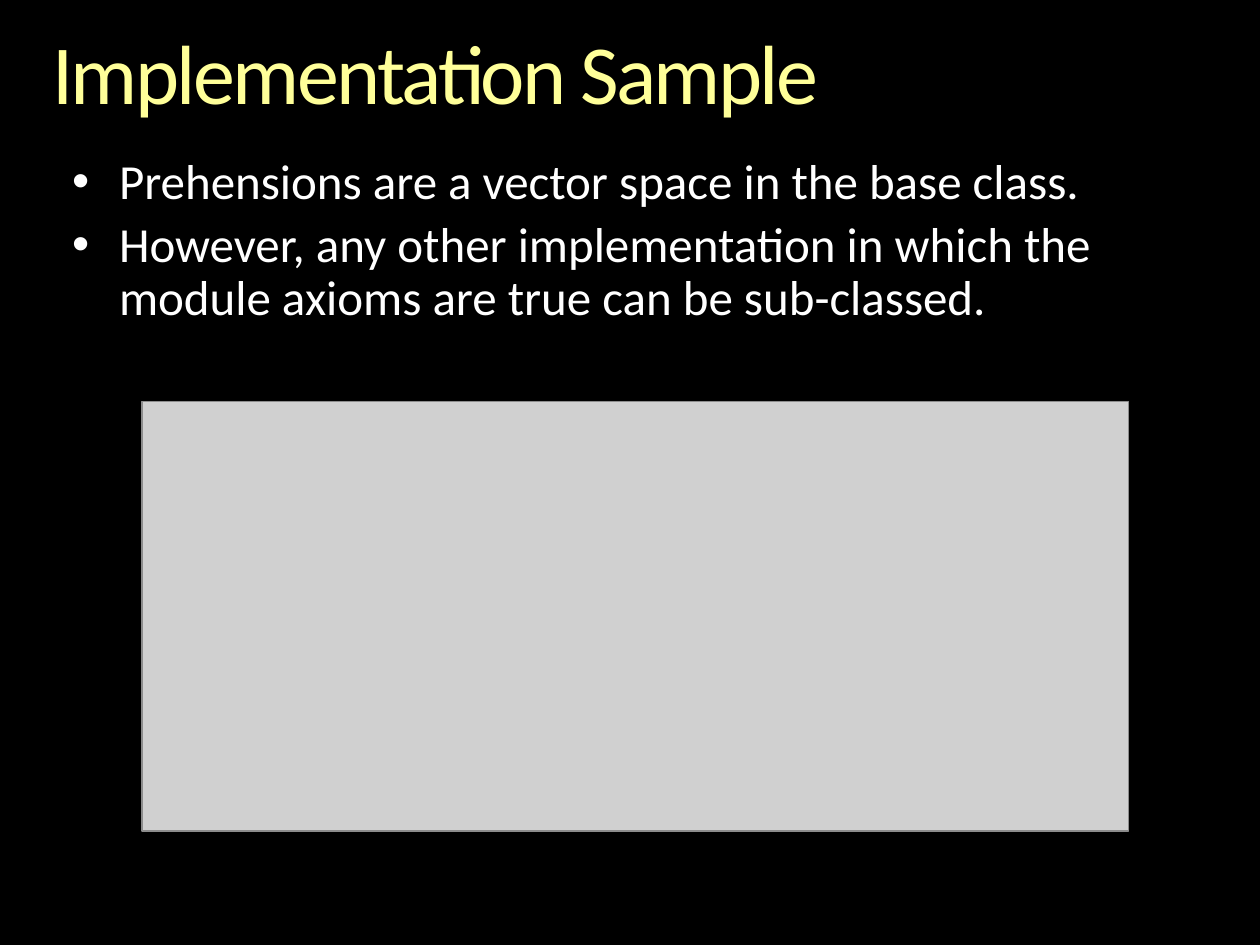
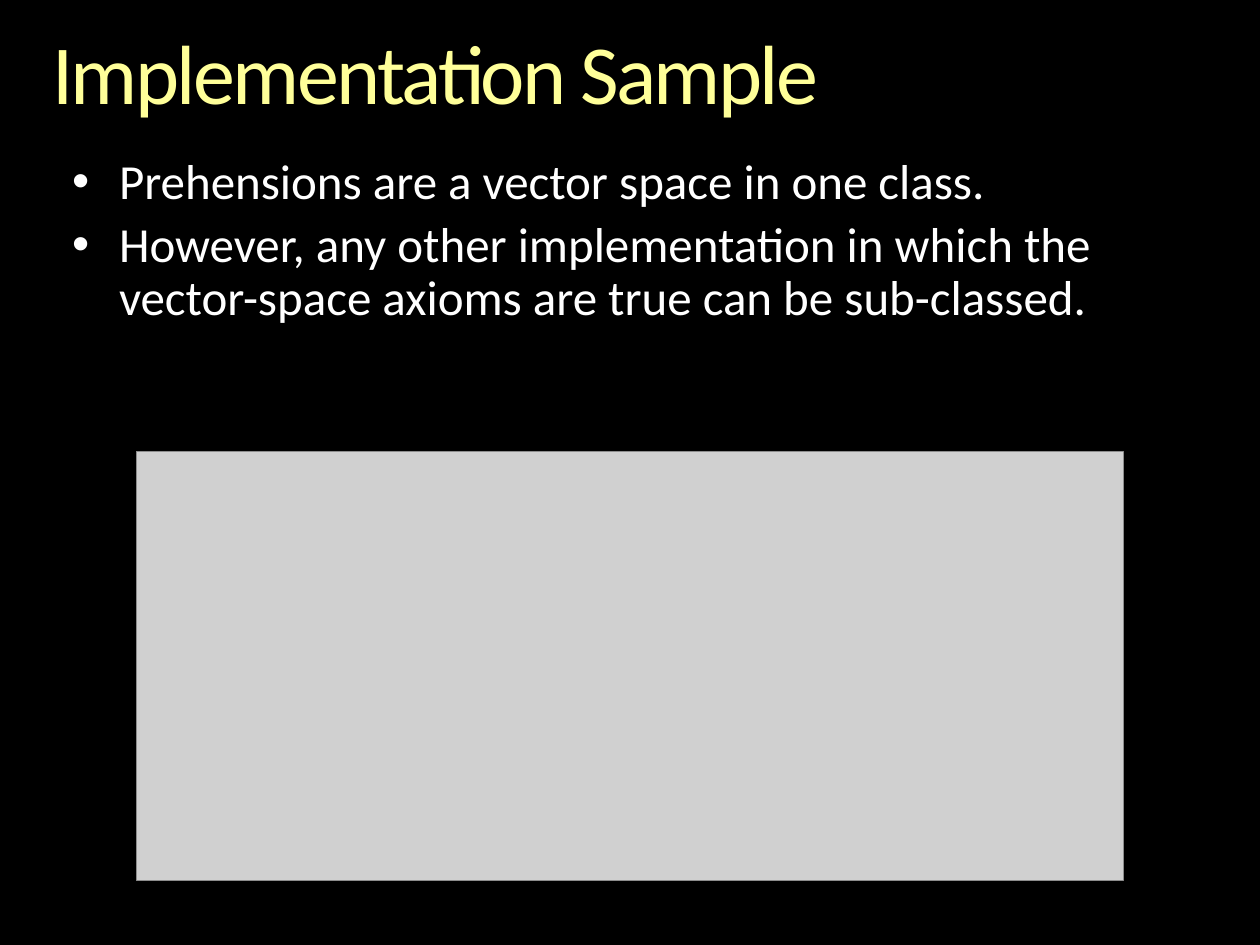
Before and after one commit to gcallah/indras_net, a slide deck: slide 31 of docs/ABMsAsAlgebraic.pptx (slide 29 before the commit). Drawn at 1260x945 pixels with LibreOffice and Linux fonts; fonts in the diff are those of the drawing; grey boxes stand for pictures; background and template pictures are left out. Boxes give left, top, right and bottom in pixels: in the first picture for what was removed or moved away, otherwise in the second. Text is boxed around its words. In the diff, an @@ line names an element or a change of style, - is before the commit and + after.

```diff
--- a/docs/ABMsAsAlgebraic.pptx
+++ b/docs/ABMsAsAlgebraic.pptx
@@ text at [119,165,1090,323]: text changed @@
-• Prehensions are a vector space in the base class.
-• However, any other implementation in which the module axioms are true can be sub-classed.
+• Prehensions are a vector space in one class.
+• However, any other implementation in which the vector-space axioms are true can be sub-classed.
@@ picture: place and size @@
-picture at [142,402,1129,832]
+picture at [137,451,1124,881]
```
Also in this commit, not shown: 5 other slides changed, 2 slides added.
